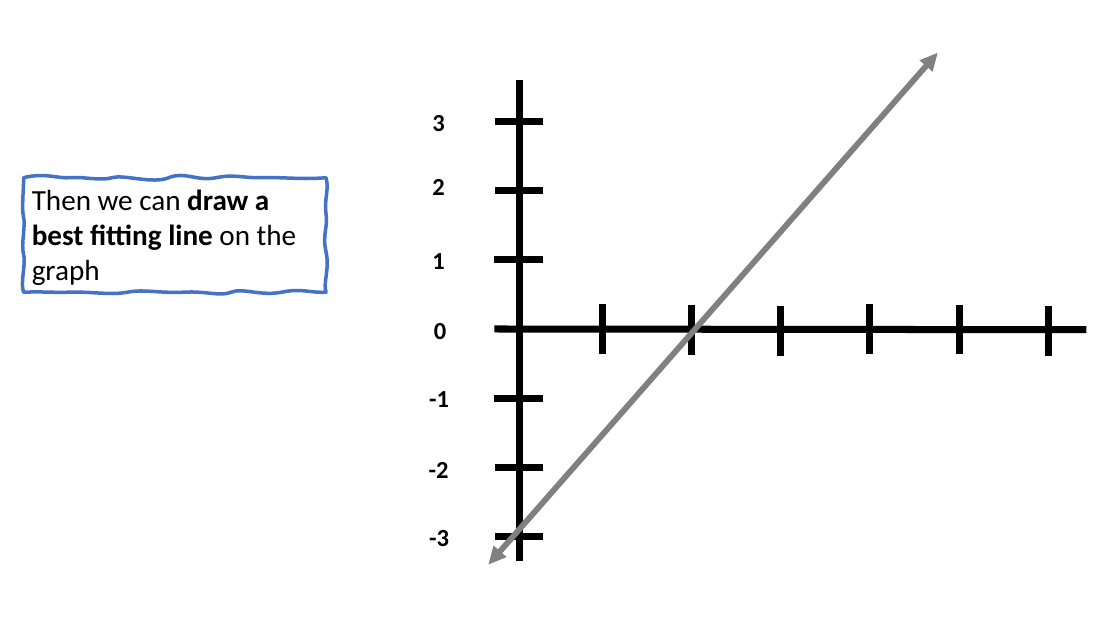
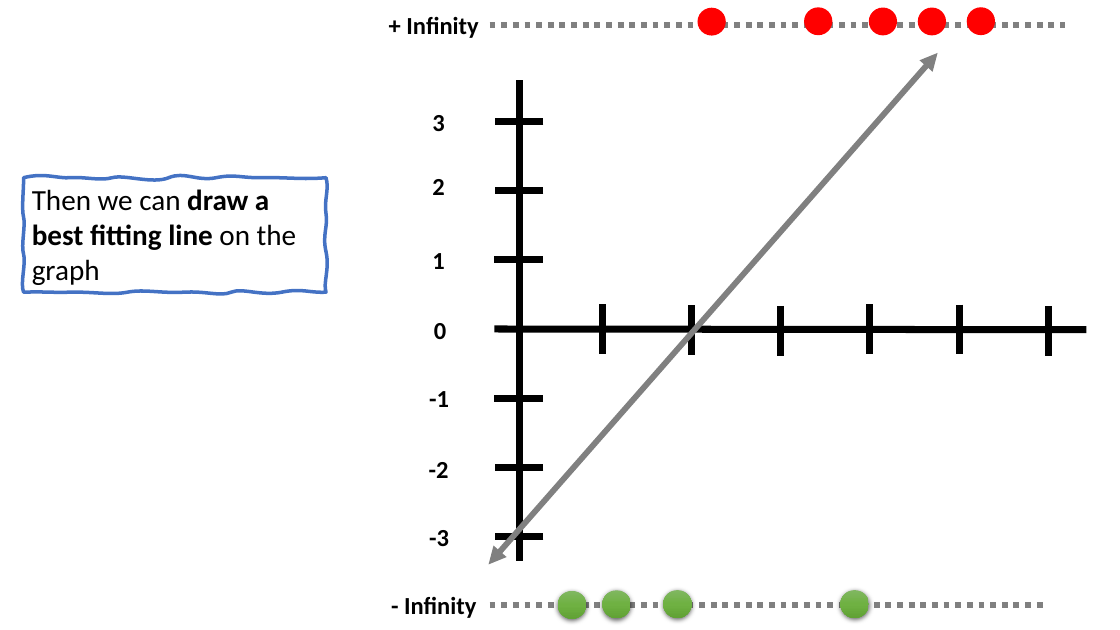
Before and after one commit to robitussin/CCMACLRL, a slide deck: slide 21 of 5 - Logistic Regression/Logistic Regression (Math).pptx (slide 7 before the commit). Drawn at 1120x630 pixels with LibreOffice and Linux fonts; fonts in the diff are those of the drawing; background and template pictures are left out. Boxes give left, top, right and bottom in pixels: in the first picture for what was removed or moved away, otherwise in the second. Text is boxed around its words. In the diff, an @@ line names an element or a change of style, - is before the commit and + after.

```diff
--- a/5 - Logistic Regression/Logistic Regression (Math).pptx
+++ b/5 - Logistic Regression/Logistic Regression (Math).pptx
@@ group added at (406, 8, 1065, 38): 5 ellipses, 1 text, 1 line @@
++ Infinity
@@ group added at (404, 591, 1049, 618): 4 ellipses, 1 text, 1 line @@
+- Infinity
```
Also in this commit, not shown: 27 other slides changed, 18 slides added.
